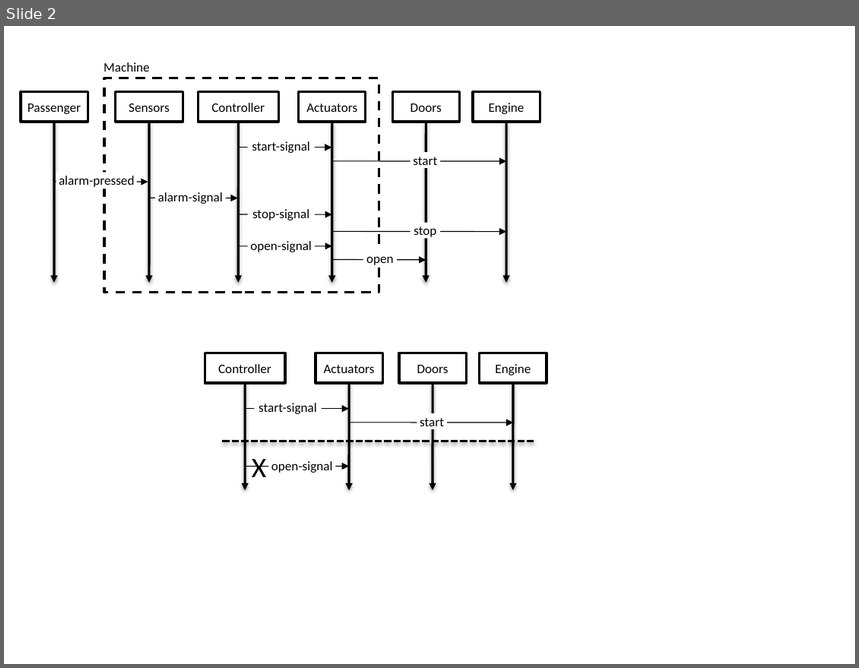
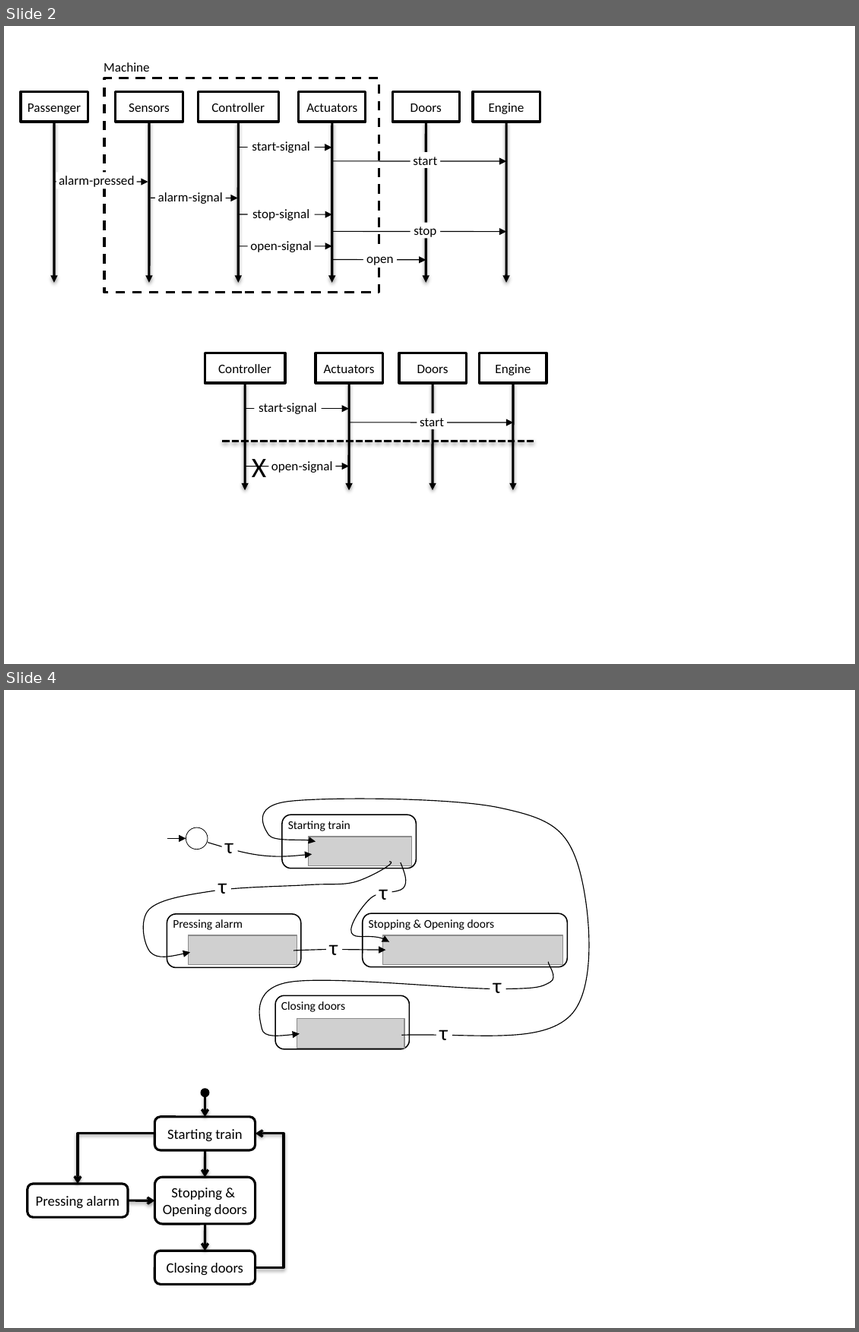
Before and after one commit to blambeau/phd, a slide deck: writing/images/train.pptx. Shown one above the other, each under a label of ours: slide 2 before the commit, slides 2 and 4 after it; the slides between them are not shown. The pictures are 859x668 and 859x1332 pixels, drawn with LibreOffice and Linux fonts; fonts in the diff are those of the drawing; grey boxes stand for pictures. Boxes give left, top, right and bottom in pixels: in the first picture for what was removed or moved away, otherwise in the second. Text is boxed around its words. In the diff, an @@ line names an element or a change of style, - is before the commit and + after.

```diff
--- a/writing/images/train.pptx
+++ b/writing/images/train.pptx
@@ slide 4 added at box(4, 690, 855, 1328), background #FFFFFF @@
@@ group added at box(139, 797, 600, 1049): 6 freeform shapes, 6 texts, 4 rounded rectangles, 4 pictures, 1 ellipse, 1 arrow @@
+Stopping & Opening doors
+Pressing alarm
+Starting train
+Closing doors
+τ
+τ
+τ
+τ
+τ
+τ
@@ group added at box(28, 1089, 287, 1284): 4 rounded rectangles, 4 arrows, 2 elbow arrows, 1 ellipse @@
+Starting train
+Pressing alarm
+Stopping &
+Opening doors
+Closing doors
```
Also in this commit, not shown: 1 slide changed, 2 other slides added, 14 other files.
